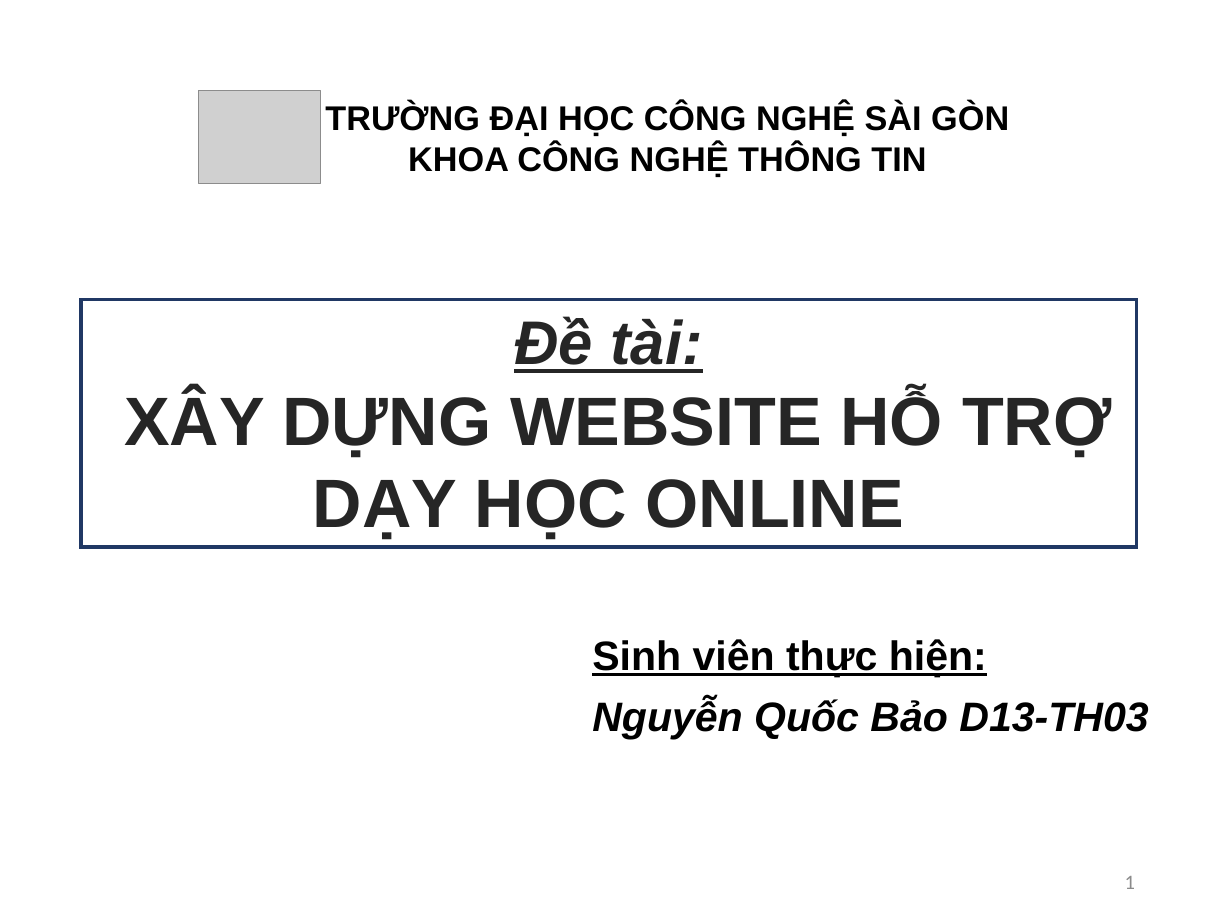
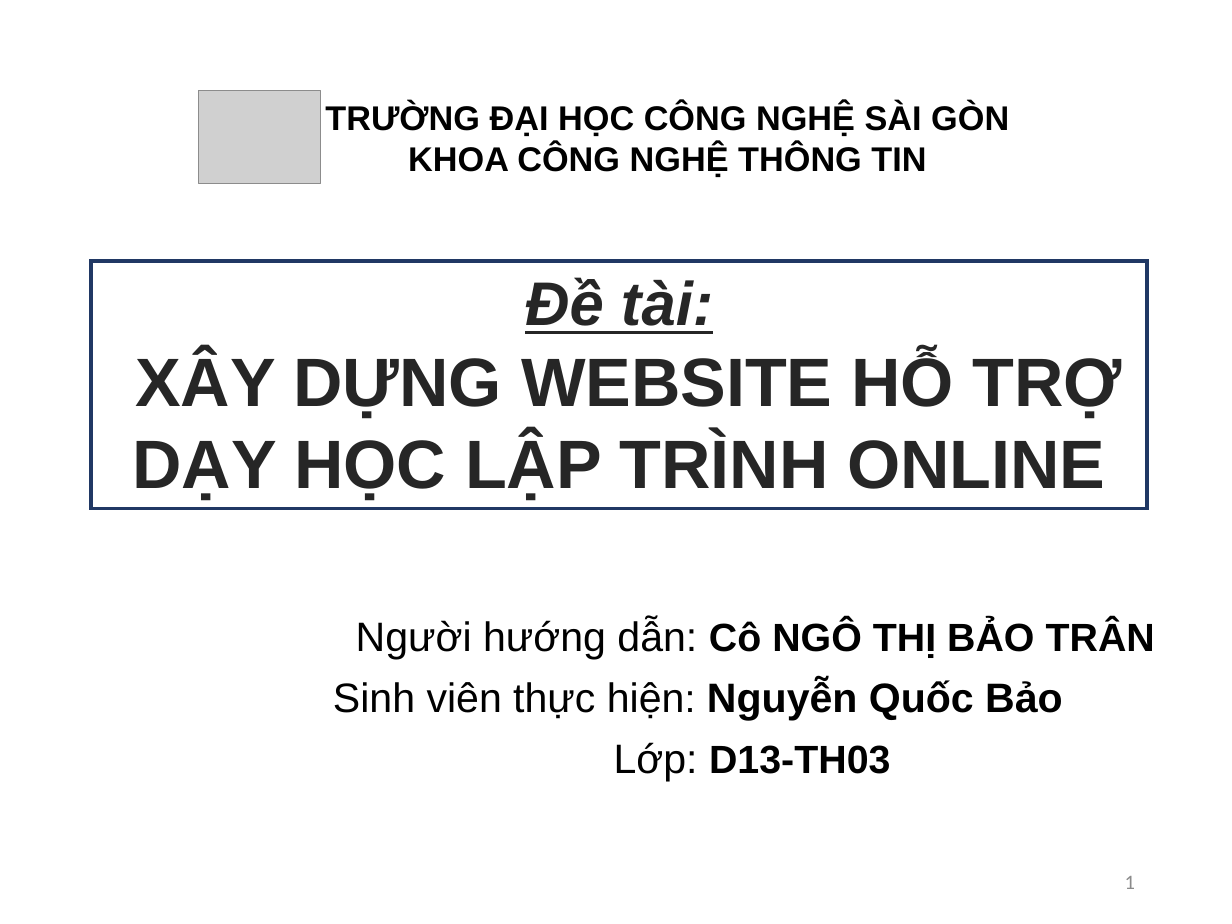
Before and after one commit to thienthanoliver/STU-luan-van-2017, a slide deck: slide 1 of BBBBBBBBBBBBB.pptx. Drawn at 1232x924 pixels with LibreOffice and Linux fonts; fonts in the diff are those of the drawing; grey boxes stand for pictures; background and template pictures are left out. Boxes give left, top, right and bottom in pixels: in the first picture for what was removed or moved away, otherwise in the second. Text is boxed around its words. In the diff, an @@ line names an element or a change of style, - is before the commit and + after.

```diff
--- a/BBBBBBBBBBBBB.pptx
+++ b/BBBBBBBBBBBBB.pptx
@@ title "Đề tài: XÂY DỰNG WEBSITE ...": place and size @@
-title "Đề tài: XÂY DỰNG WEBSITE ..." at (80,299,1136,547)
+title "Đề tài: XÂY DỰNG WEBSITE ..." at (91,261,1147,509)
@@ title at (132,277,1122,501): text changed @@
-Đề tài:
-XÂY DỰNG WEBSITE HỖ TRỢ DẠY HỌC ONLINE
+Đề tài:
+XÂY DỰNG WEBSITE HỖ TRỢ DẠY HỌC LẬP TRÌNH ONLINE
@@ subtitle at (333,618,1155,782): text changed; italic off @@
-Sinh viên thực hiện:
-Nguyễn Quốc Bảo D13-TH03
+Người hướng dẫn: Cô NGÔ THỊ BẢO TRÂN
+Sinh viên thực hiện: Nguyễn Quốc Bảo
+Lớp: D13-TH03
```
Also in this commit, not shown: 5 other slides changed, 5 slides added, 2 slides removed, 1 other file.
